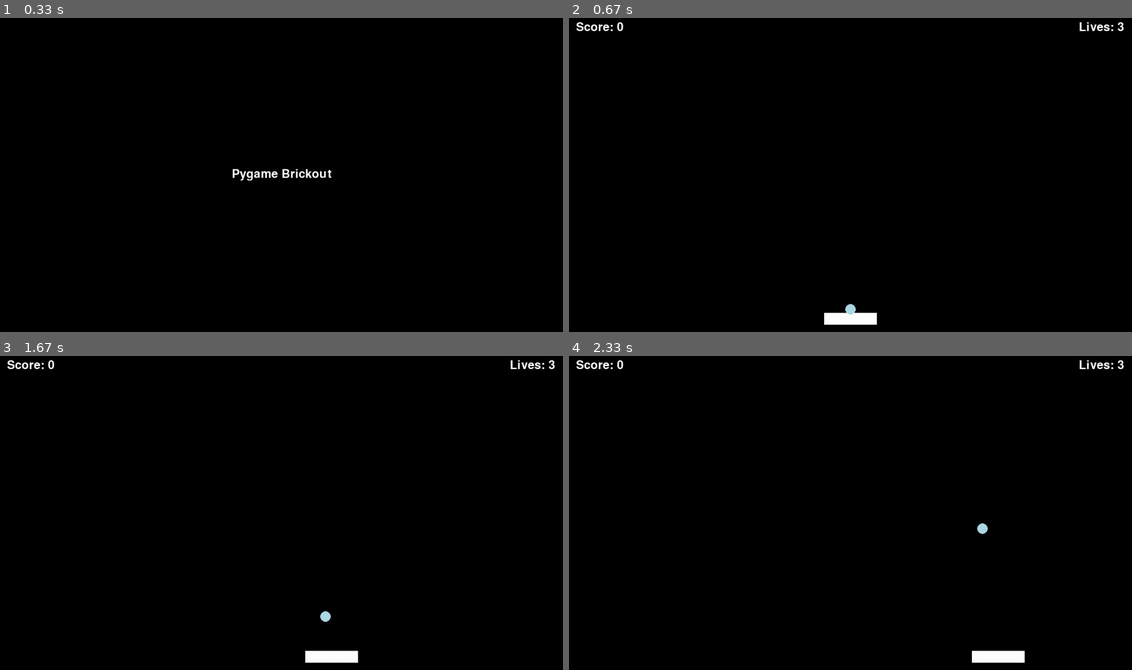
Above: before the commit, frames 1-4 (two rows, left to right).
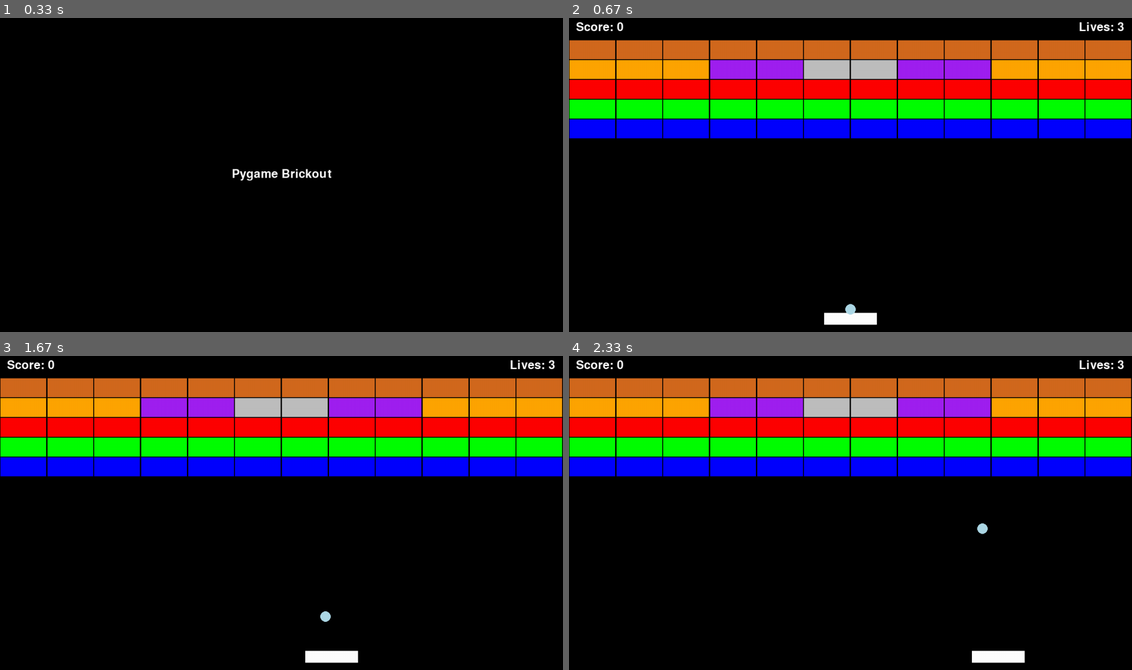
Above: after the commit, the same moments.

Repository: kenhansen01/Brickout-Pygame
Game: pygame game, started from __main__.py
Two runs of this game, one before a commit and one after it. Both use one fixed random seed, a clock stepped at 60 frames per second and the inputs below.
Inputs:
- Up to frame 1 (0.33 s): no input
- Up to frame 2 (0.67 s): tap Enter at 0.33 s
- Up to frame 3 (1.67 s): tap Enter at 0.67, 1 s; hold Right from 1.33 s (still down); tap Space at 1.4 s
- Up to frame 4 (2.33 s): tap Space at 1.7, 1.9, 2.2 s; release Right at 1.8 s; hold Right 1.83-2.3 s

Frame 1 is identical in both runs. In frame 2, 30% of the frame differs, in the area x 0-100%, y 6-39%; in frame 3, 30%; in frame 4, 30%.

Commit message:
add blocks

Diff:
--- a/brickout/constants.py
+++ b/brickout/constants.py
@@ -15,8 +15,20 @@
 
 # Block settings
 
+COLOR_LEGEND = {
+    "1": "blue",
+    "2": "green",
+    "3": "red",
+    "4": "orange",
+    "5": "purple",
+    "6": "chocolate",
+    "7": "grey"
+}
+
+GAP_SIZE = 2
 TOP_OFFSET = 54
 
 # Sound effects
 
 # Final level
+FINAL_LEVEL = 2
--- a/elements/__init__.py
+++ b/elements/__init__.py
@@ -1,2 +1,3 @@
 from .player import Player
 from .ball import Ball
+from .brick import Brick, damage_brick
--- a/elements/ball.py
+++ b/elements/ball.py
@@ -4,8 +4,8 @@
 from brickout.constants import *
 from .base import BaseObject
 
-# Import blocks and other elements
-
+# Import bricks and other elements
+from .brick import damage_brick
 
 class Ball(BaseObject):
     def __init__(self, groups, obstacles, player, surf_rect):
@@ -88,9 +88,9 @@
             if direction == "horizontal":
                 for sprite in collision_sprites:
                     if getattr(sprite, 'health', None):
-                        #self.block_collision_sound.play()
-                        self.screen.timer = 15
-                        # damage_block(sprite)
+                        #self.brick_collision_sound.play()
+                        # self.screen.timer = 15
+                        damage_brick(sprite)
                         self.player.score += 1
 
                     # Collision on the right
@@ -109,9 +109,9 @@
             if direction == "vertical":
                 for sprite in collision_sprites:
                     if getattr(sprite, 'health', None):
-                        # self.block_collision_sound.play()
-                        self.screen.timer = 15
-                        # damage_block(sprite)
+                        # self.brick_collision_sound.play()
+                        # self.screen.timer = 15
+                        damage_brick(sprite)
                         self.player.score += 1
 
                     # Collision on the bottom
--- /dev/null
+++ b/elements/brick.py
@@ -0,0 +1,41 @@
+import pygame
+from brickout.constants import *
+
+from .base import BaseObject
+
+class Brick(BaseObject):
+    def __init__(self, brick_type, pos, groups, obstacles, width, height):
+        super(Brick, self).__init__()
+        self.type = brick_type
+        self.pos = pos
+        self.health = int(self.type)
+        self.color = COLOR_LEGEND[self.type]
+        self.image = pygame.Surface((width, height))
+        self.image.fill(self.color)
+        self.rect = self.image.get_rect(topleft=self.pos)
+        self.old_rect = self.rect.copy()
+        self.groups = groups
+        self.obstacles = obstacles
+
+    def update(self):
+        self.old_rect = self.rect.copy()
+        self.color = COLOR_LEGEND[self.type]
+        self.image.fill(self.color)
+        self.rect = self.image.get_rect(topleft=self.pos)
+
+    def damage(self):
+        if self.health > 0:
+            self.health -= 1
+            self.type = str(self.health)
+
+        if self.health == 0:
+            self.kill()
+
+
+def damage_brick(brick):
+    if brick.health > 0:
+        brick.health -= 1
+        brick.type = str(brick.health)
+
+    if brick.health == 0:
+        brick.kill()
--- /dev/null
+++ b/levels/__init__.py
@@ -0,0 +1 @@
+from .level_setup import level_setup
--- /dev/null
+++ b/levels/level_setup.py
@@ -0,0 +1,26 @@
+import pygame
+from brickout.constants import *
+
+from .levels import LEVELS
+from elements import Brick
+
+def level_setup(groups, obstacles, level=1):
+    # Cycle through all rows and columns in LEVEL
+    brick_group = pygame.sprite.Group()
+
+    brick_map = LEVELS[level - 1]
+
+    brick_width = WIDTH / len(brick_map[0]) - GAP_SIZE
+    brick_height = HEIGHT / len(brick_map) - 35 - GAP_SIZE
+
+    for row_index, row in enumerate(brick_map):
+        for col_index, col in enumerate(row):
+
+            if col != " ":
+                # Find the x and y position of each individual brick
+                x = col_index * (brick_width + GAP_SIZE) + GAP_SIZE // 2
+                y = TOP_OFFSET + row_index * (brick_height + GAP_SIZE) + GAP_SIZE // 2
+                brick = Brick(col, (x, y), groups, obstacles, brick_width, brick_height)
+                brick_group.add(brick)
+
+    return brick_group
--- /dev/null
+++ b/levels/levels.py
@@ -0,0 +1,24 @@
+LEVELS = [
+    [
+        "666666666666",
+        "444557755444",
+        "333333333333",
+        "222222222222",
+        "111111111111",
+        "            ",
+        "            ",
+        "            ",
+        "            "
+    ],
+    [
+        "666666666666",
+        "444557755444",
+        "335337733533",
+        "332224442233",
+        "  11111111  ",
+        "            ",
+        "            ",
+        "            ",
+        "            "
+    ]
+]
--- a/states/gameplay.py
+++ b/states/gameplay.py
@@ -3,6 +3,7 @@
 
 # Import game elements
 from elements import Player, Ball
+from levels import level_setup
 
 # Import base state
 from .base import BaseState
@@ -26,15 +27,15 @@
         # Sprite groups
         self.all_sprites = pygame.sprite.Group()
         self.collide_sprites = pygame.sprite.Group()
-        self.block_group = pygame.sprite.Group() # this will be replace by level_setup once that is built
+        self.block_group = level_setup(self.all_sprites, self.collide_sprites)
 
         # Instantiate Player, Ball Classes
         self.player = Player(self.all_sprites, self.collide_sprites)
         self.ball = Ball(self.all_sprites, self.collide_sprites, self.player, self.main_rect)
 
         # Sprites setup - add player
-        self.all_sprites.add(self.player) # , self.block_group
-        # self.collide_sprites.add(self.block_group)
+        self.all_sprites.add(self.player, self.block_group)
+        self.collide_sprites.add(self.block_group)
 
         # Text setup
         self.ui_font = pygame.font.Font(None, 40)
@@ -83,15 +84,14 @@
 
             self.level = 1
 
-        # Reseting the level
+        # Resetting the level
         if not self.block_group or self.status == "loser":
             self.all_sprites.empty()
             self.collide_sprites.empty()
-            self.block_group.empty()
-            # self.block_group set by level_setup once that is built
+            self.block_group = level_setup(self.all_sprites, self.collide_sprites, self.level)
 
-            self.all_sprites.add(self.player) #, self.block_group
-            # self.collide_sprites.add(self.block_group)
+            self.all_sprites.add(self.player, self.block_group)
+            self.collide_sprites.add(self.block_group)
 
     def draw(self, window):
         window.fill(pygame.Color("black"))
@@ -138,17 +138,19 @@
                  self.persist["level"] = self.level
                  self.done = True
 
-            # if not self.block_group:
-            #     self.status = "winner"
-            #     self.persist["status"] = self.status
-            #     self.persist["level"] = self.level
+            if not self.block_group:
+                self.status = "winner"
+                self.persist["status"] = self.status
+                self.persist["level"] = self.level
 
-            #     self.level += 1
+                self.level += 1
 
-            #     if self.level <= c.FINAL_LEVEL:
-            #         self.next_state = "GAMEOVER"
-            #         self.done = True
+                if self.level <= FINAL_LEVEL:
+                    self.next_state = "GAMEPLAY" # "GAMEOVER"
+                    self.persist["reset"] = False
+                    self.done = True
 
-            #     elif self.level > c.FINAL_LEVEL:
-            #         self.next_state = "CREDITS"
-            #         self.done = True
+                elif self.level > FINAL_LEVEL:
+                    self.next_state = "SPLASH" # "CREDITS"
+                    self.persist["reset"] = True
+                    self.done = True
Not shown, changed: todo
Not shown, added: sfx/Confirm.wav
Not shown, added: sfx/Impact1.wav
Not shown, added: sfx/Impact2.wav
Not shown, added: sfx/Menu_navigation.wav
Not shown, added: sfx/Shoot_ball.wav
